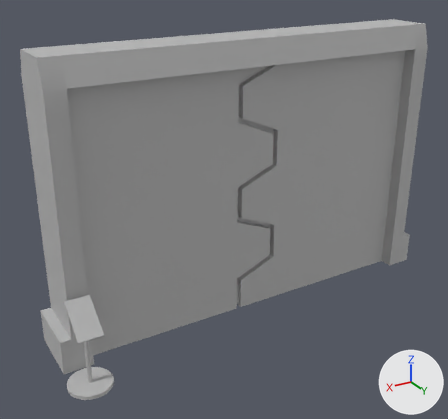
A saved change to the FBX model SPM/Assets/WhiteBoxMeshes/WB_EndGate.fbx.
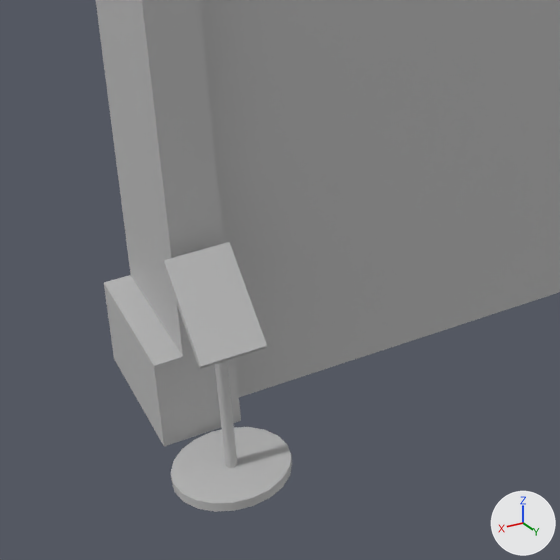
There are two pictures of each version: one whole from a 50 mm lens placed at (7.93, 6.83, 5.25), pointed at (3.68, -0.26, 1.7), one close up on the part from 0% to 49% of the width and 48% to 100% of the height. Every picture has the same lights, and +X, +Y and +Z are marked at lower right. Where no turn or scale is listed for an object, it has been applied to the vertices.

Names of what the first close-up shows: 'End_gate'.
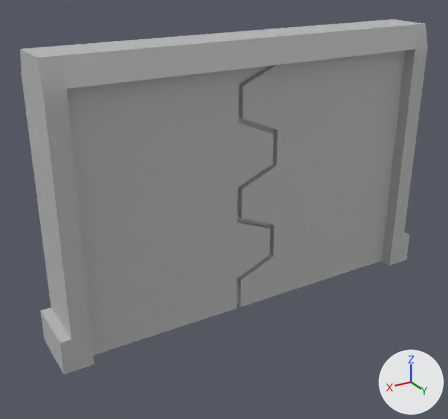
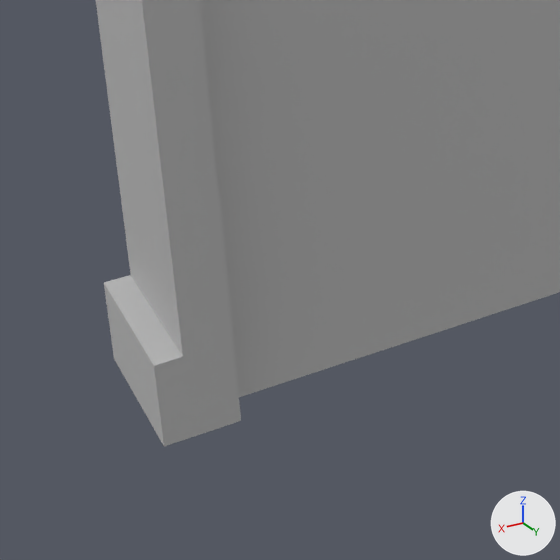
The newer file is also turned or shifted as a whole; pictures and numbers use the older file's frame.

The change, as a diff of the scene's bpy script:
```diff
--- a/SPM/Assets/WhiteBoxMeshes/WB_EndGate.fbx.py
+++ b/SPM/Assets/WhiteBoxMeshes/WB_EndGate.fbx.py
@@ me_mesh @@
 me_mesh.from_pydata(...)  # 417 vertices, 424 faces; spans x 0.0..6.36, y -0.9..0.64, z -0.03..4.1
 # used by ob_end_gate; location = (0.0, 0.0, 0.0)
+# me_mesh part 1: the loose piece of 81 vertices spanning x 5.76..6.36, y 0.04..0.64, z -0.03..0.98 is deleted
+# me_mesh part 2: the loose piece of 8 vertices spanning x 5.89..6.22, y 0.11..0.57, z 0.78..1.17 is deleted
 me_mesh.materials.append(mat_lambert1)
```

Pixel boxes (x1, y1, x2, y2) of what changed, in the close-ups (560 x 560 px):
'End_gate', reshaped
    before: (96, 0, 560, 512)
    after: (96, 0, 560, 446)
part 1 of me_mesh, deleted
    before: (171, 361, 292, 512)
part 2 of me_mesh, deleted
    before: (163, 242, 267, 369)
